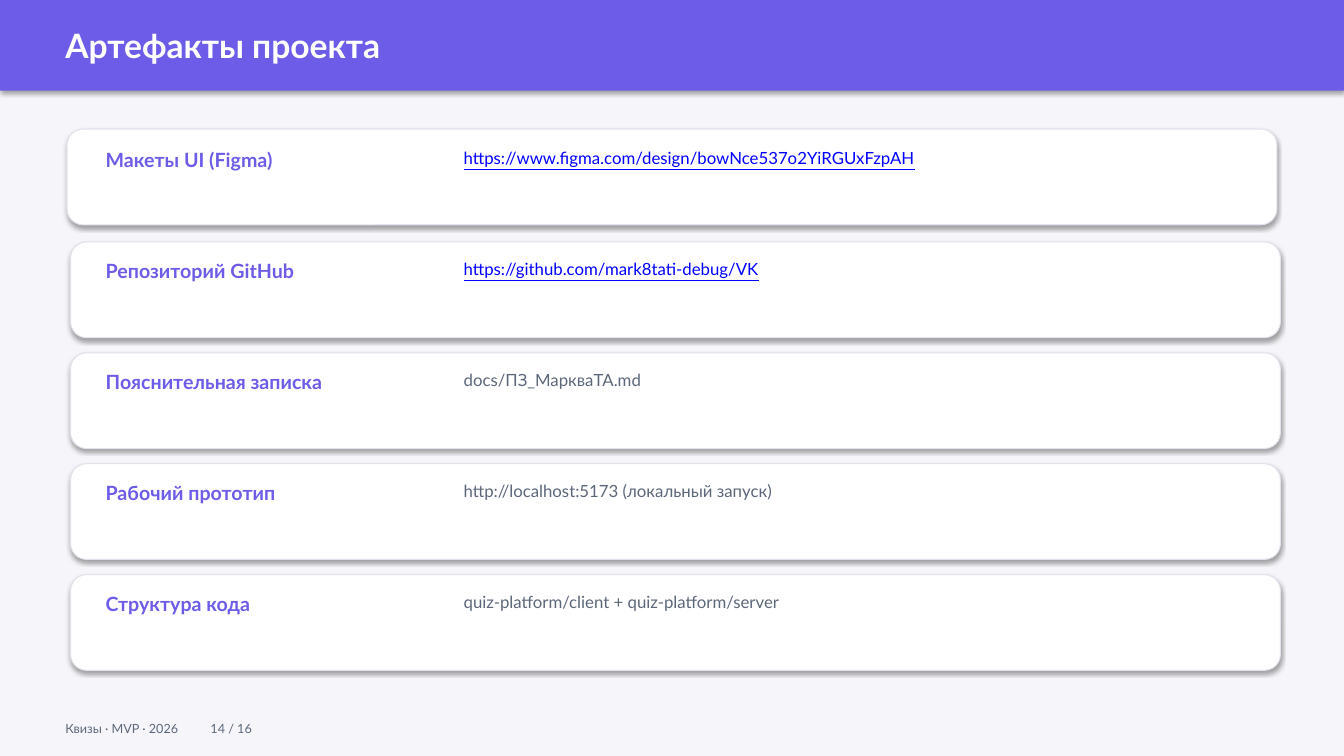
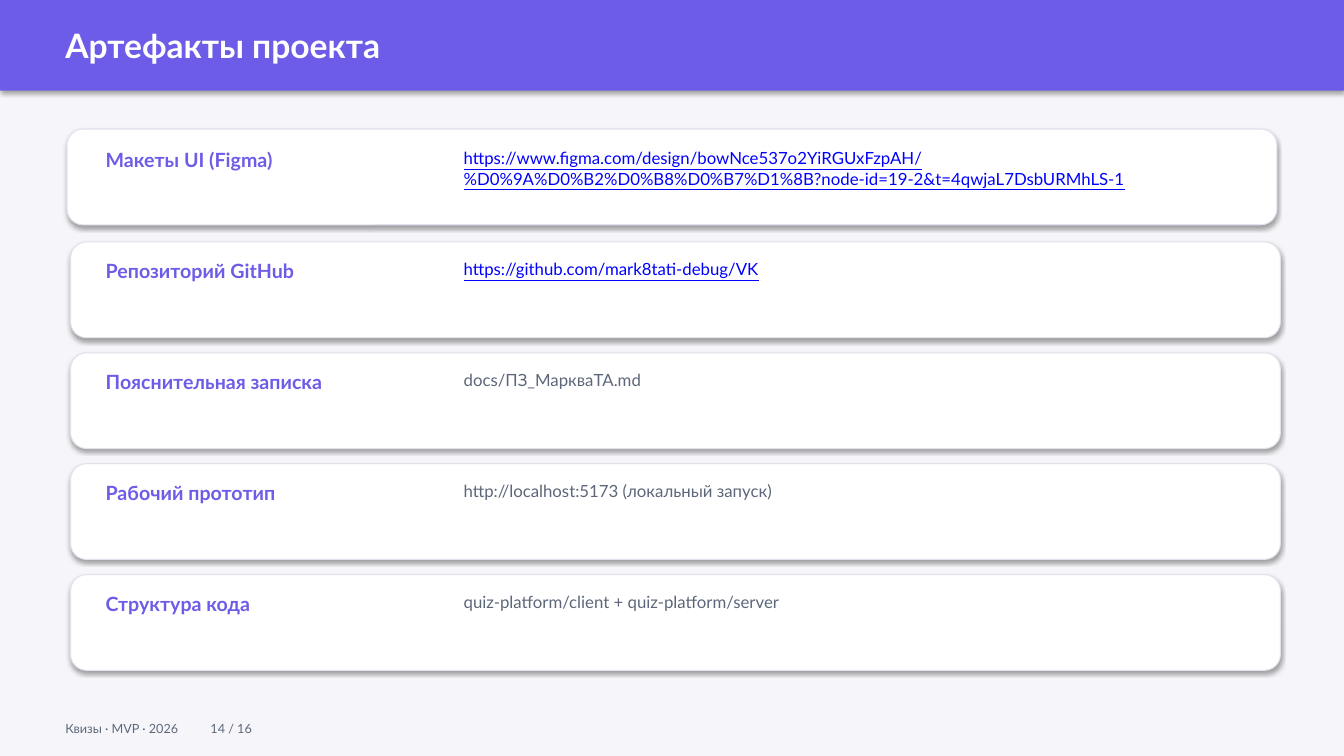
Before and after one commit to mark8tati-debug/VK, a slide deck: slide 17 of Квизы — МарковаТА.pptx. Drawn at 1344x756 pixels with LibreOffice and Linux fonts; fonts in the diff are those of the drawing. Boxes give left, top, right and bottom in pixels: in the first picture for what was removed or moved away, otherwise in the second. Text is boxed around its words. In the diff, an @@ line names an element or a change of style, - is before the commit and + after.

```diff
--- a/Квизы — МарковаТА.pptx
+++ b/Квизы — МарковаТА.pptx
@@ text at box(464, 151, 1125, 188): text changed @@
-https://www.figma.com/design/bowNce537o2YiRGUxFzpAH
+https://www.figma.com/design/bowNce537o2YiRGUxFzpAH/%D0%9A%D0%B2%D0%B8%D0%B7%D1%8B?node-id=19-2&t=4qwjaL7DsbURMhLS-1
```
Also in this commit, not shown: 4 other files.
